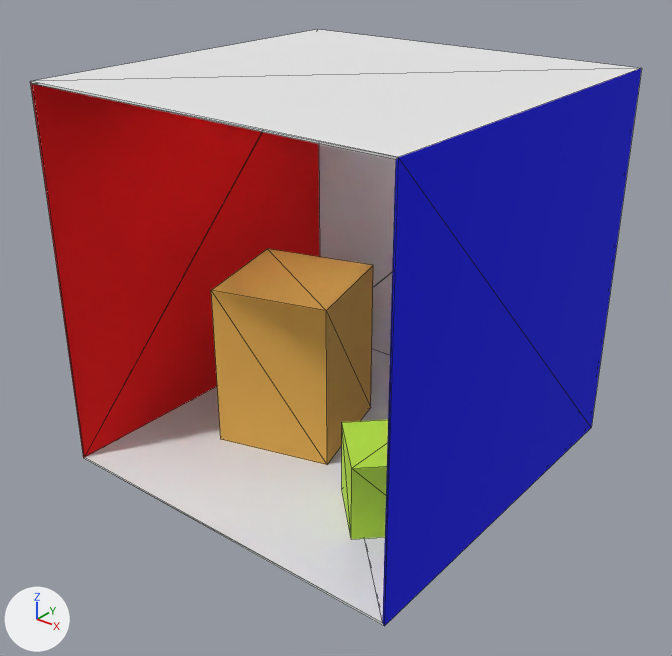
The glTF model data/scenes/cornellbox/CornellBox.glb: old version first, new version second.
Rendered twice from a camera (50 mm lens) standing at (2.69, -3.44, 1.82) and looking at (0.04, -0.12, -0.24). The axes (+X, +Y, +Z) are drawn at lower left. The lights are the same throughout. Mesh edges are drawn as thin lines. Where no turn or scale is listed for an object, it has been applied to the vertices.
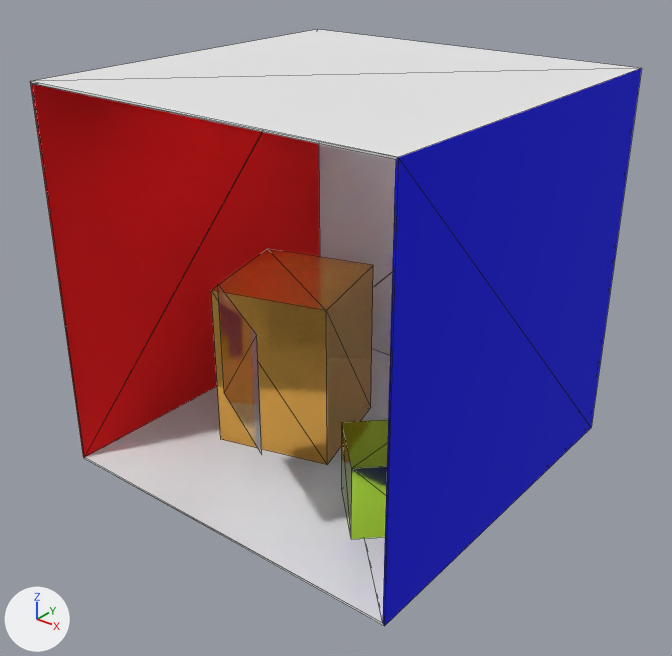
Changed parts and their boxes [x1, y1, x2, y2] in the pictures (672 x 656 px):
'Cube.002', surface changed
    both: [211, 249, 373, 465]
'Cube.001', surface changed
    both: [342, 420, 388, 538]
'Plane.001', added
    after: [218, 285, 262, 454]

Diff of the bpy script that builds the scene:
```diff
--- a/data/scenes/cornellbox/CornellBox.glb.py
+++ b/data/scenes/cornellbox/CornellBox.glb.py
@@ mat_material_003 @@
 mat_material_003.base_color = (0.481, 0.8, 0.0563)  # green #b8e743
-mat_material_003.roughness = 1.0
+mat_material_003.roughness = 0.1
+mat_material_003.metallic = 1.0
@@ mat_material_004 @@
 mat_material_004.base_color = (0.801, 0.43, 0.0806)  # orange #e7af50
-mat_material_004.roughness = 1.0
+mat_material_004.roughness = 0.1
+mat_material_004.metallic = 0.8
@@ mat_material_005 @@
+mat_material_005 = principled_material('Material.005')
+mat_material_005.base_color = (1.0, 1.0, 1.0)  # white #ffffff
+mat_material_005.roughness = 0.0
+mat_material_005.transmission_weight = 1.0
@@ me_plane_001 @@
+me_plane_001.from_pydata([(-0.263, 0.145, -0.3), (0.263, -0.145, -0.3), (-0.263, 0.145, 0.3), (0.263, -0.145, 0.3)], [], [(0, 1, 3), (0, 3, 2)])
+me_plane_001.materials.append(mat_material_005)  # white #ffffff
@@ ob_plane_001 @@
+ob_plane_001 = bpy.data.objects.new('Plane.001', me_plane_001)
+ob_plane_001.location = (-0.036, -0.746, -0.225)
```
